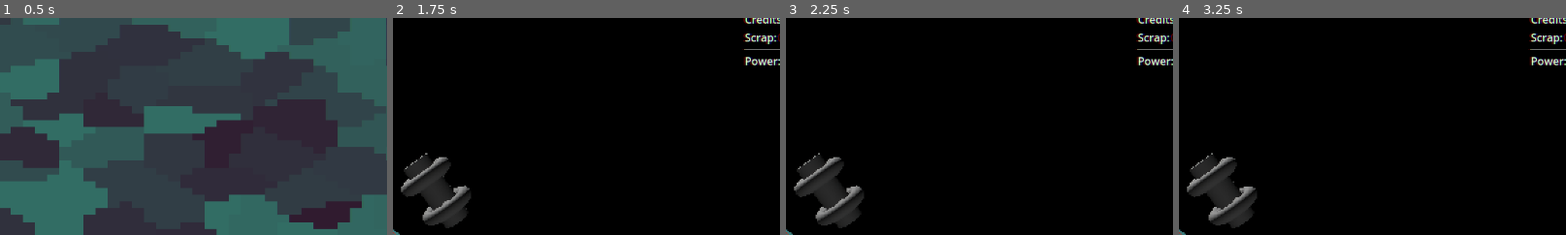
Above: before the commit, frames 1-4 (left to right).
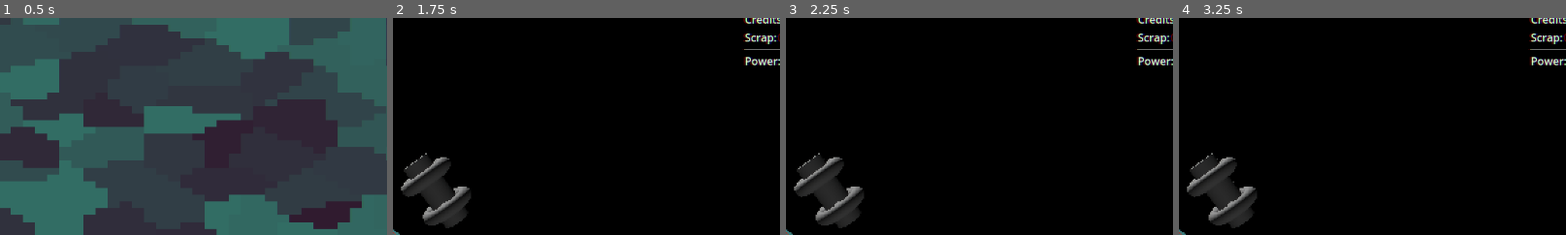
Above: after the commit, the same moments.

Repository: pjimenez1502/SpaceBoard
Game: Godot game, scene res://Components/Game/GAME.tscn
The game is run twice, just before and just after one commit, with the same random seed, the same clock (stepped at 60 frames per second) and the same inputs.
Inputs (mouse positions are % of the whole screen's width and height, from its top left):
- Up to frame 1 (0.5 s): no input
- Up to frame 2 (1.75 s): click "Start" at 0.5 s; click (3, 10) at 1.25 s
- Up to frame 3 (2.25 s): click (3, 24) at 2 s
- Up to frame 4 (3.25 s): click (8, 24) at 2.75 s
The pictures show only the part of the screen within x 43-93%, y 7-57%; the shares and areas given below are measured in that part.

Frame 1 is identical in both runs. In frame 2, less than 0.1% of the frame differs, in the area x 2-20%, y 62-96%; in frame 3, less than 0.1%, in the area x 2-20%, y 64-96%; in frame 4, less than 0.1%.

Commit message:
Lowered Station rotation speed

Diff:
--- a/Components/Station/station.gd
+++ b/Components/Station/station.gd
@@ -1,6 +1,6 @@
 extends Node3D
 
-@export var rotation_speed : float = 0.2
+@export var rotation_speed : float = 0.05
 
 func _physics_process(delta: float) -> void:
 	rotate_object_local(Vector3.UP, rotation_speed * delta)
